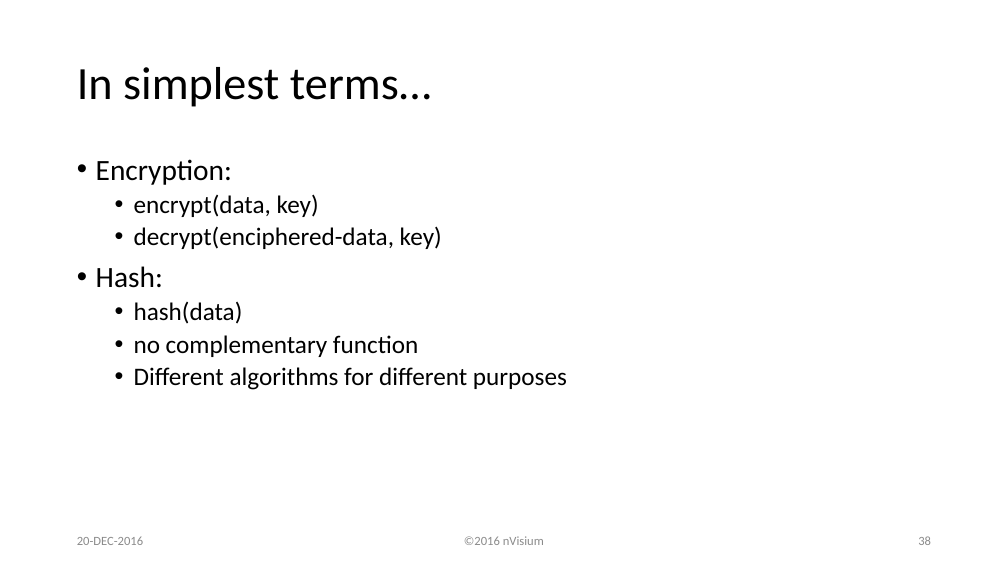
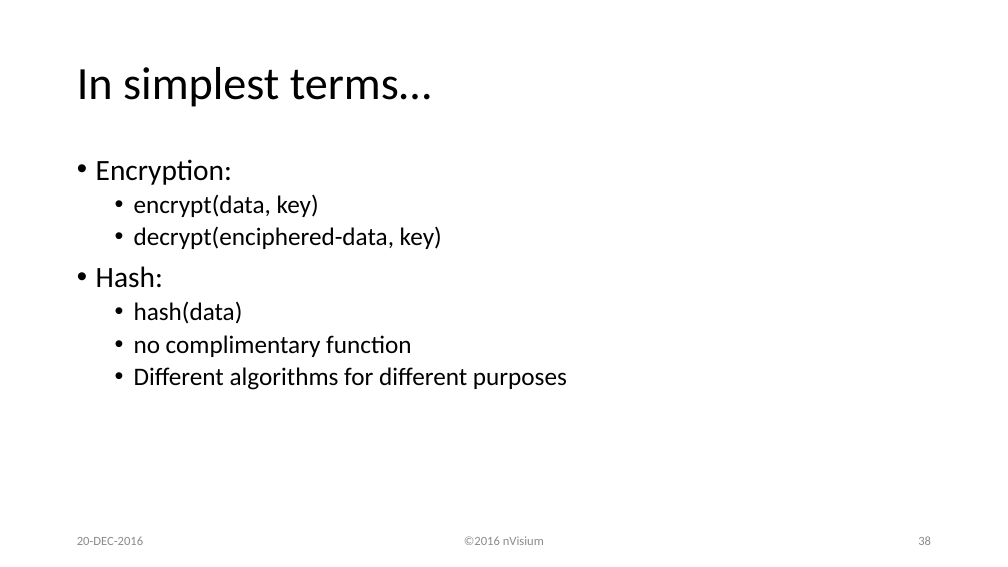
Before and after one commit to lojikil/heraclitus, a slide deck: slide 38 of HeraclitusSeminar.pptx. Drawn at 1008x567 pixels with LibreOffice and Linux fonts; fonts in the diff are those of the drawing; background and template pictures are left out. Boxes give left, top, right and bottom in pixels: in the first picture for what was removed or moved away, otherwise in the second. Text is boxed around its words. In the diff, an @@ line names an element or a change of style, - is before the commit and + after.

```diff
--- a/HeraclitusSeminar.pptx
+++ b/HeraclitusSeminar.pptx
@@ text at (134,335,411,357): text changed @@
-  • no complementary function
+  • no complimentary function
```
Also in this commit, not shown: 26 other slides changed, 31 slides added.
